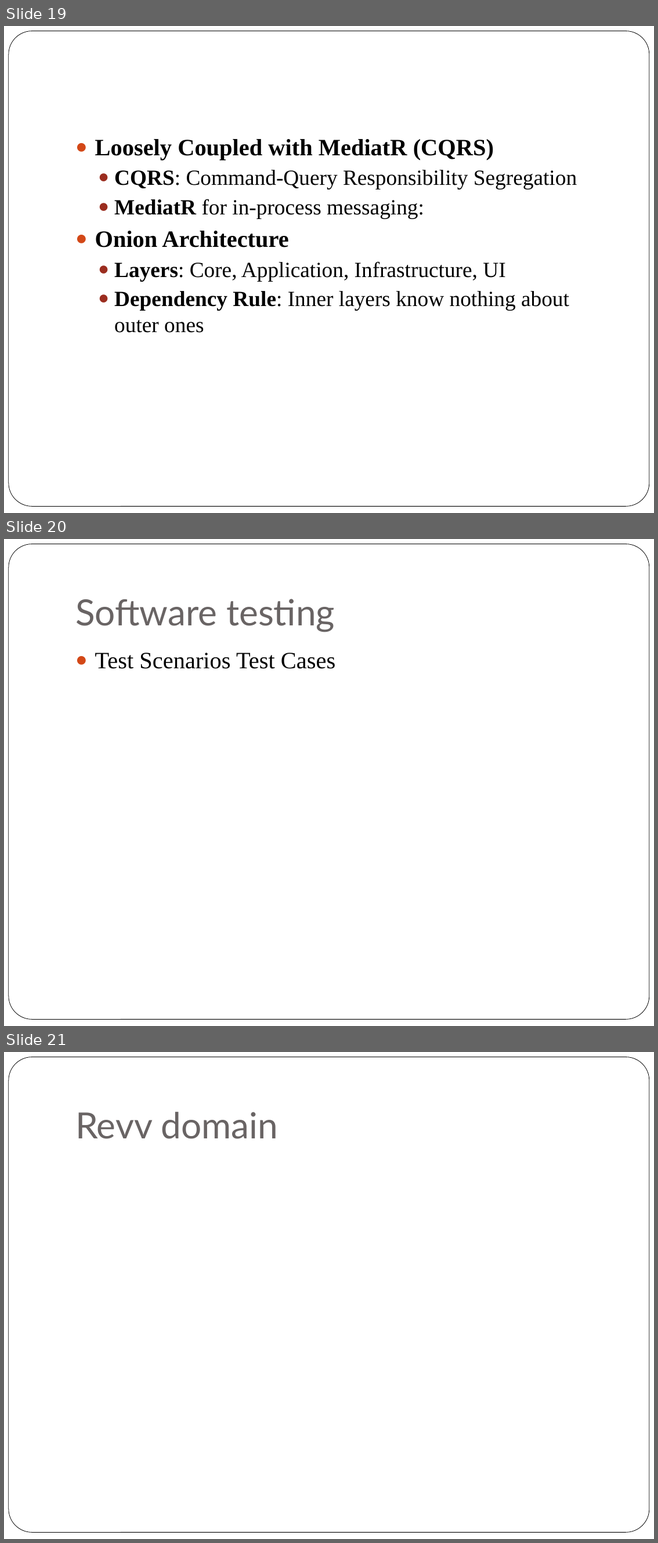
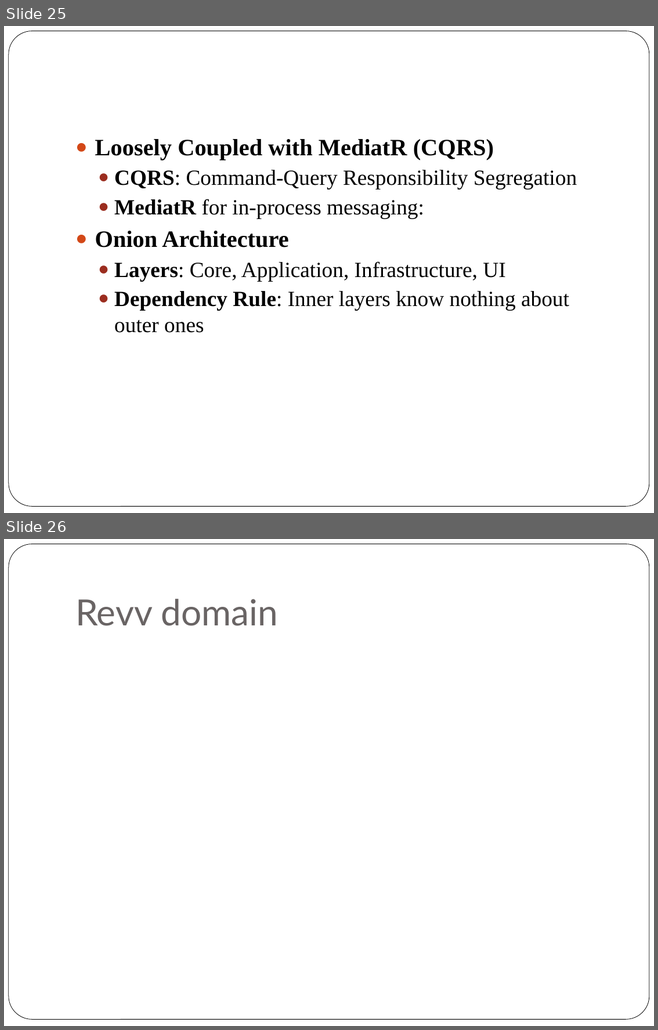
Before and after one commit to rosemarythomas994/VueR-assignment, a slide deck: Presentation Assignment.pptx. Shown one above the other, each under a label of ours: slides 19, 20 and 21 before the commit, slides 25 and 26 after it. The pictures are 658x1543 and 658x1030 pixels, drawn with LibreOffice and Linux fonts; fonts in the diff are those of the drawing. Boxes give left, top, right and bottom in pixels: in the first picture for what was removed or moved away, otherwise in the second. Text is boxed around its words. In the diff, an @@ line names an element or a change of style, - is before the commit and + after.

```diff
--- a/Presentation Assignment.pptx
+++ b/Presentation Assignment.pptx
@@ slide 20 removed at bbox=[4, 539, 654, 1026], background #FFFFFF; not listed: 1 template element that a slide beside it also shows @@
@@ title removed at bbox=[75, 599, 335, 632] @@
-Software testing
@@ text removed at bbox=[95, 653, 335, 669] @@
-● Test Scenarios Test Cases
@@ what was slide 19 is now slide 25 @@
@@ what was slide 21 is now slide 26 @@
```
Also in this commit, not shown: 1 slide changed, 6 slides added, 41 other files.
